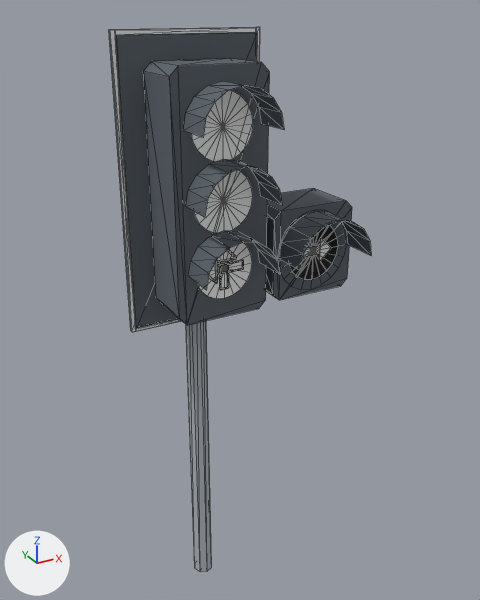
An edit to the glTF model game_godot/models/street/traffic_light_right.glb, drawn before and after from the same camera.
One viewpoint serves both versions: a 50 mm camera at (-1.86, -4.05, 4.5) aimed at (0.28, -0.16, 2.55). The lights are fixed; the arrows at lower left show +X, +Y and +Z. The first picture is the older version. Mesh edges are drawn as thin lines. Where no turn or scale is listed for an object, it has been applied to the vertices. Vertices at exactly the same position are counted once.

The first picture shows 'aperture_arrow', 'aperture_green', 'aperture_red', 'aperture_yellow', 'body'.
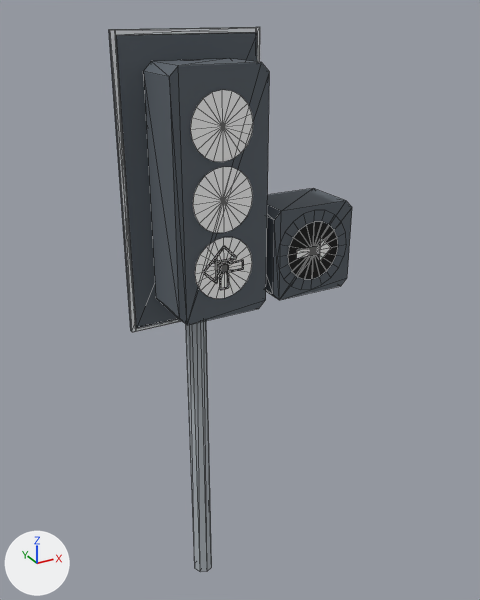
Pixel boxes [x1, y1, x2, y2] of what changed, in the pictures (480 x 600 px):
'body', reshaped (7% narrower): before [109, 27, 371, 572]; after [109, 27, 352, 572]
part 1 of me_mesh_0, deleted: before [188, 230, 280, 290]
part 2 of me_mesh_0, deleted: before [183, 81, 284, 137]
part 3 of me_mesh_0, deleted: before [186, 159, 282, 217]
part 4 of me_mesh_0, deleted: before [279, 211, 371, 270]

The change in detail:
me_mesh_0 is used by ob_body; location (0.0, 0.0, 0.0).
me_mesh_0 had 177 vertices, 240 faces and spanned x -0.5..1.02, y -0.73..0.08, z 0.0..4.38.
me_mesh_0 now has 105 vertices, 176 faces and spans x -0.5..1.02, y -0.45..0.08, z 0.0..4.38.
me_mesh_0 part 1: the loose piece of 18 vertices spanning x -0.26..0.26, y -0.73..-0.47, z 2.95..3.21 is deleted.
me_mesh_0 part 2: the loose piece of 18 vertices spanning x -0.26..0.26, y -0.73..-0.47, z 3.85..4.11 is deleted.
me_mesh_0 part 3: the loose piece of 18 vertices spanning x -0.26..0.26, y -0.73..-0.47, z 3.4..3.66 is deleted.
me_mesh_0 part 4: the loose piece of 18 vertices spanning x 0.41..0.99, y -0.73..-0.47, z 2.95..3.24 is deleted.
